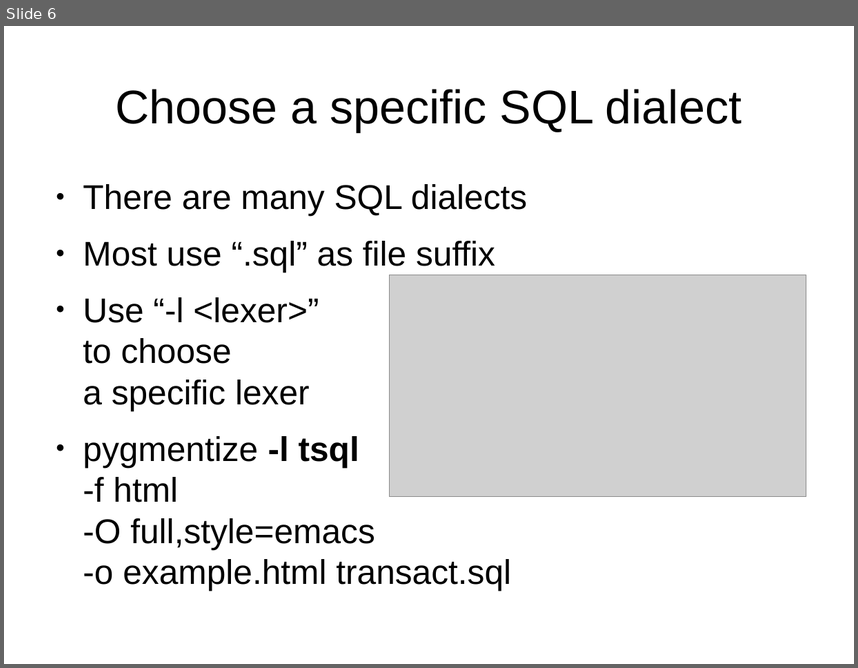
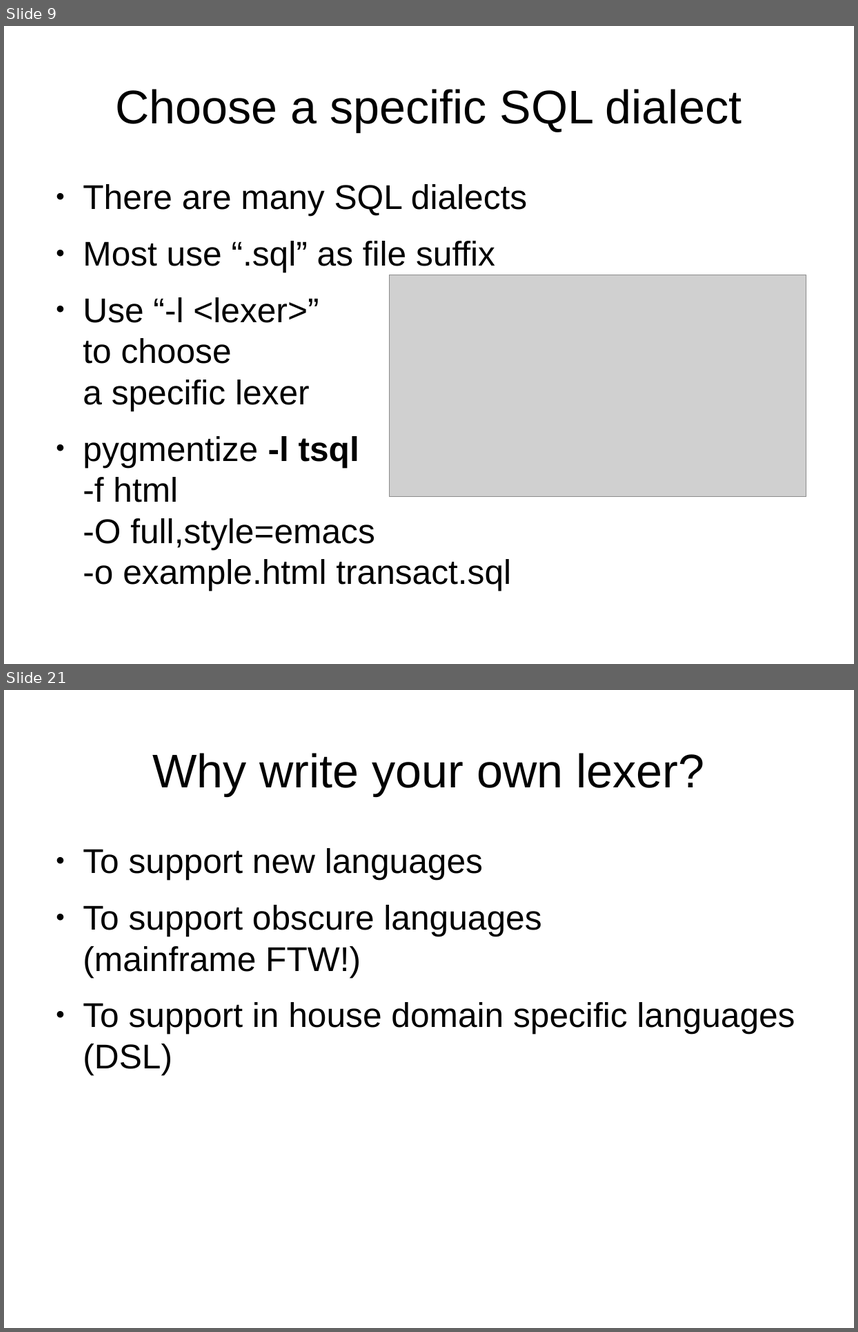
Before and after one commit to roskakori/talks, a slide deck: pygraz/pygments/Introduction to Pygments.odp. Shown one above the other, each under a label of ours: slide 6 before the commit, slides 9 and 21 after it; the slides between them are not shown. The pictures are 858x668 and 858x1332 pixels, drawn with LibreOffice and Linux fonts; fonts in the diff are those of the drawing; grey boxes stand for pictures. Boxes give left, top, right and bottom in pixels: in the first picture for what was removed or moved away, otherwise in the second. Text is boxed around its words. In the diff, an @@ line names an element or a change of style, - is before the commit and + after.

```diff
--- a/pygraz/pygments/Introduction to Pygments.odp
+++ b/pygraz/pygments/Introduction to Pygments.odp
@@ slide 21 added at (4,690,854,1328), background #FFFFFF @@
@@ title added at (152,753,704,796), 44 pt, text #000000 @@
+Why write your own lexer?
@@ text added at (83,848,795,1074), 32 pt, text #000000 @@
+● To support new languages
+● To support obscure languages
+  (mainframe FTW!)
+● To support in house domain specific languages (DSL)
@@ what was slide 6 is now slide 9 @@
```
Also in this commit, not shown: 17 other slides added, 3 other files.
